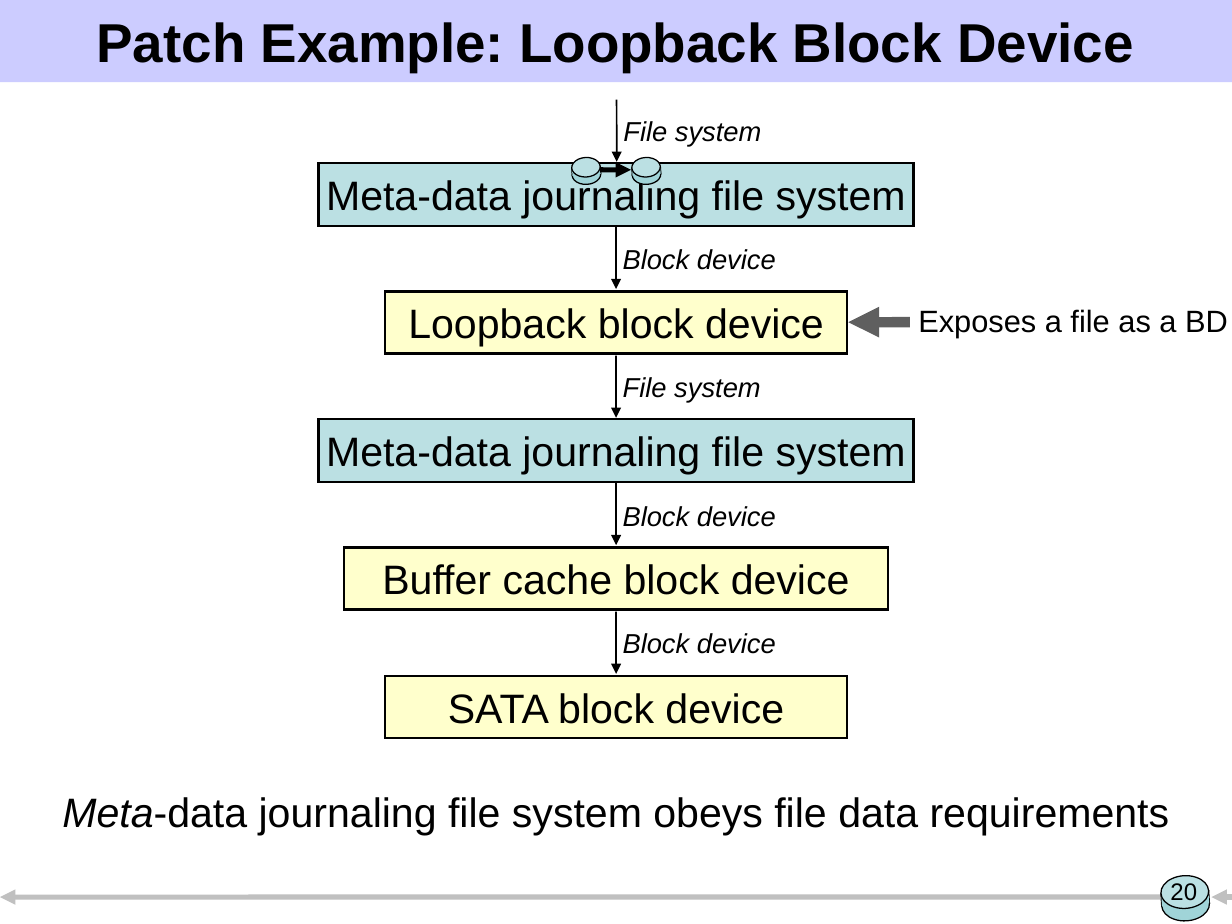
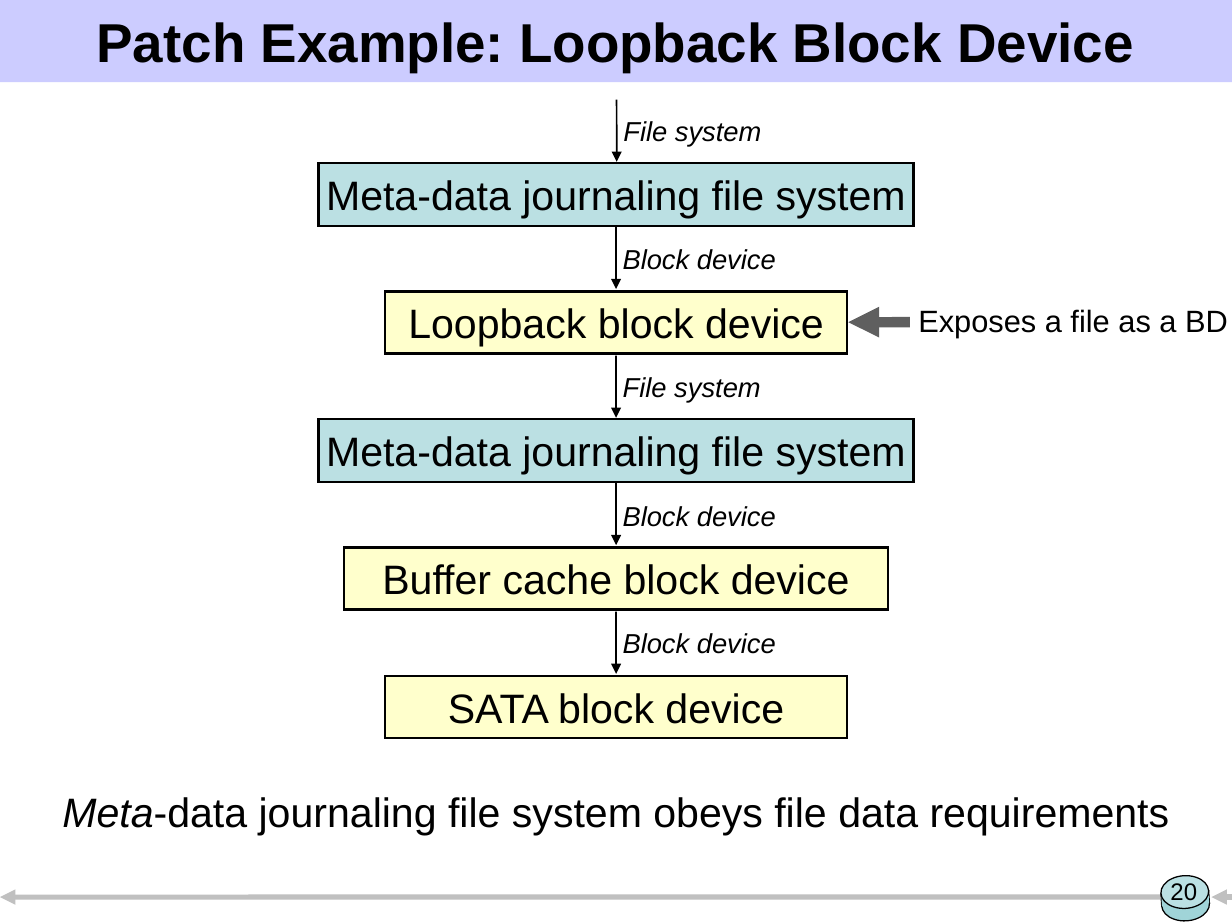
Before and after one commit to ucla-readable/fstitch-doc, a slide deck: slide 20 of sosp/pres.ppt. Drawn at 1232x924 pixels with LibreOffice and Linux fonts; fonts in the diff are those of the drawing. Boxes give left, top, right and bottom in pixels: in the first picture for what was removed or moved away, otherwise in the second. Text is boxed around its words. In the diff, an @@ line names an element or a change of style, - is before the commit and + after.

```diff
--- a/sosp/pres.ppt
+++ b/sosp/pres.ppt
@@ group removed at (x1=571, y1=157, x2=661, y2=186): 4 rectangles, 4 ellipses, 1 arrow @@
```
Also in this commit, not shown: 4 other slides changed.
